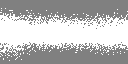
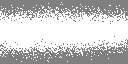
Comparing the layer stacks of the two 128×64 images. Changes:
painted on "Calque 0" over 0, 2, 128, 62
